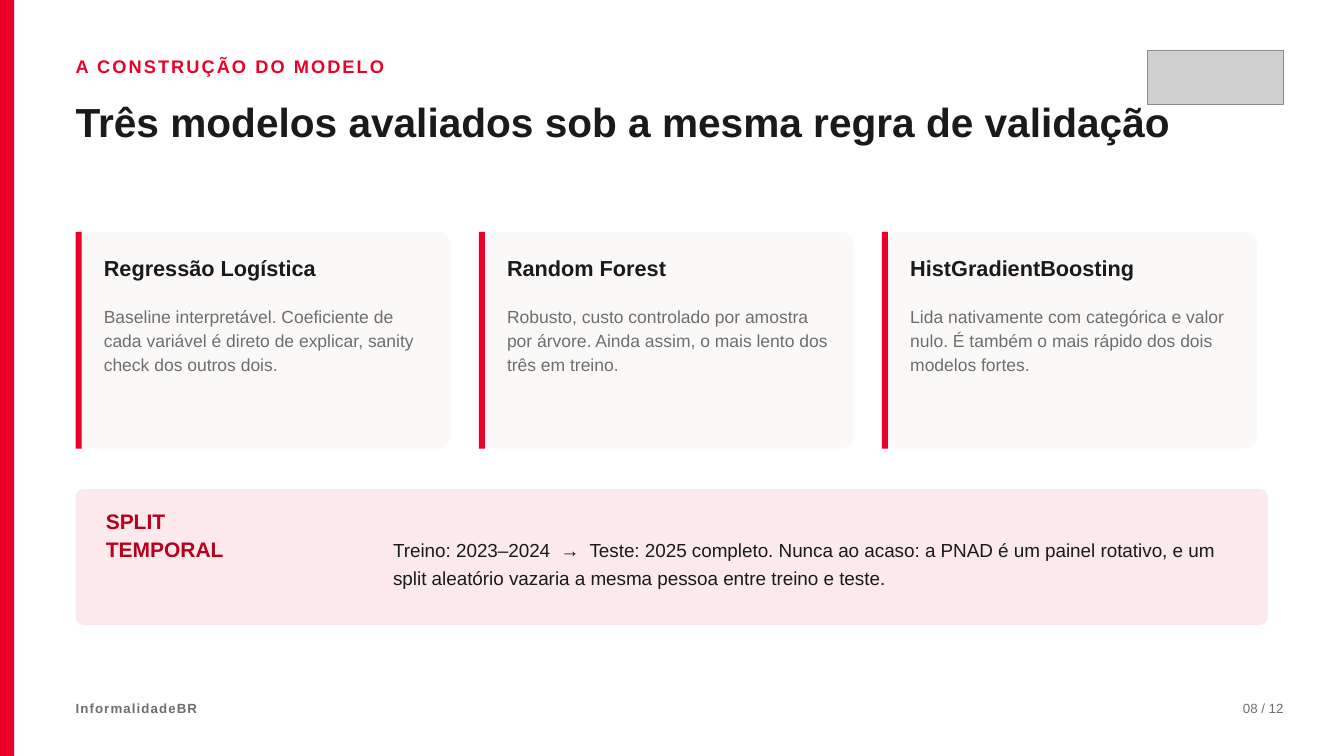
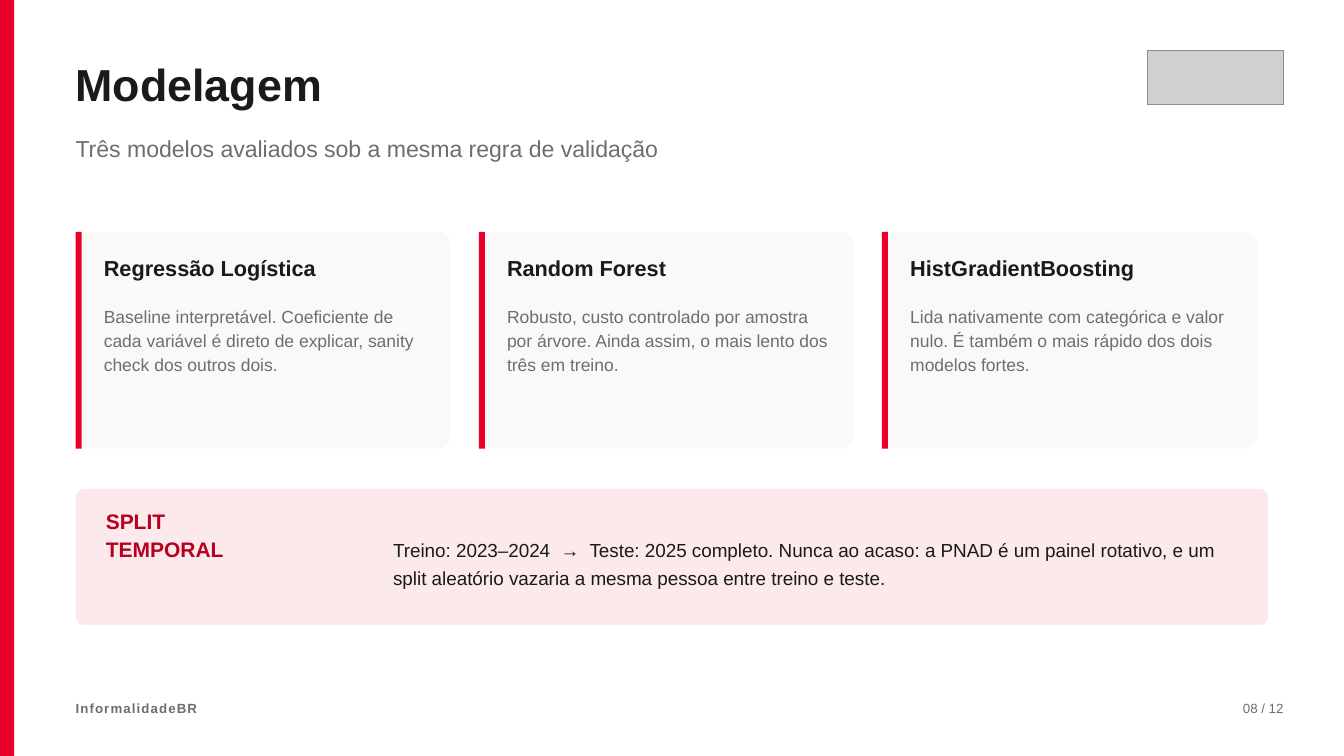
Before and after one commit to gui-ramon/pipeline-hands-on-engenharia-de-dados, a slide deck: slide 8 of apresentacao/InformalidadeBR - Apresentacao.pptx. Drawn at 1344x756 pixels with LibreOffice and Linux fonts; fonts in the diff are those of the drawing; grey boxes stand for pictures. Boxes give left, top, right and bottom in pixels: in the first picture for what was removed or moved away, otherwise in the second. Text is boxed around its words. In the diff, an @@ line names an element or a change of style, - is before the commit and + after.

```diff
--- a/apresentacao/InformalidadeBR - Apresentacao.pptx
+++ b/apresentacao/InformalidadeBR - Apresentacao.pptx
@@ text at [76, 68, 322, 110]: text changed; size 13 to 32 pt; text colour #EB0029 to #1A1A1A @@
-A CONSTRUÇÃO DO MODELO
+Modelagem
@@ text "Três modelos avaliados sob a ...": place and size @@
-text "Três modelos avaliados sob a ..." at [76, 106, 1170, 145]
+text "Três modelos avaliados sob a ..." at [76, 140, 658, 162]
@@ text "Três modelos avaliados sob a ..." at [76, 140, 658, 162]: size 29 to 16.5 pt, text colour #1A1A1A to #6E6E6E, bold off; line spacing 1.02 to 1.2 @@
```
Also in this commit, not shown: 10 other slides changed, 1 slide added, 7 other files.
